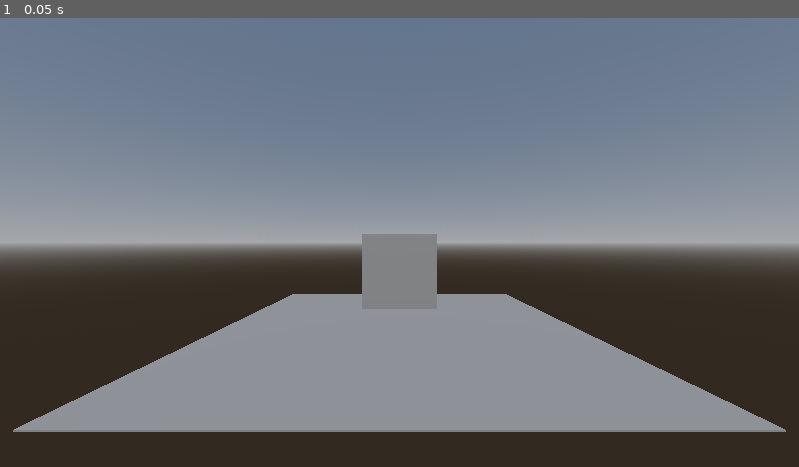
Above: before the commit, frame 1.
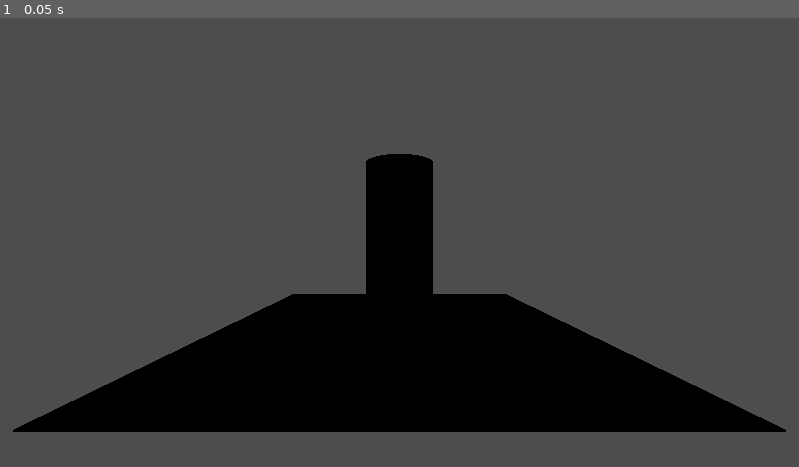
Above: after the commit, the same moment.

Repository: AkiraNim/CLTCrossing
Game: Godot game, scene res://node_3d.tscn
Two runs of this game, one before a commit and one after it. Both use one fixed random seed, a clock stepped at 60 frames per second and the inputs below.
Inputs:
- Up to frame 1 (0.05 s): no input

The runs differ from the first frame. In frame 1, 97% of the frame differs, in the area x 0-100%, y 0-100%.

Commit message:
Update node_3d.tscn

Diff:
--- a/teste-3d/node_3d.tscn
+++ b/teste-3d/node_3d.tscn
@@ -1,31 +1,9 @@
-[gd_scene load_steps=6 format=3 uid="uid://d1mvh8b2l3bpp"]
+[gd_scene load_steps=3 format=3 uid="uid://d1mvh8b2l3bpp"]
 
 [sub_resource type="BoxMesh" id="BoxMesh_ne68s"]
 size = Vector3(5, 0.01, 5)
 
-[sub_resource type="BoxMesh" id="BoxMesh_phhtd"]
-
-[sub_resource type="ProceduralSkyMaterial" id="ProceduralSkyMaterial_8ild4"]
-
-[sub_resource type="Sky" id="Sky_evp6q"]
-sky_material = SubResource("ProceduralSkyMaterial_8ild4")
-
-[sub_resource type="Environment" id="Environment_batfp"]
-background_mode = 2
-sky = SubResource("Sky_evp6q")
-ssr_fade_in = 0.172305
-ssr_depth_tolerance = 50.71
-ssao_radius = 6.77
-ssao_intensity = 0.0
-ssil_radius = 13.11
-ssil_intensity = 11.14
-sdfgi_bounce_feedback = 0.39
-sdfgi_min_cell_size = 22.73
-sdfgi_cascade0_distance = 1454.72
-sdfgi_max_distance = 23275.5
-adjustment_brightness = 1.11
-adjustment_contrast = 0.77
-adjustment_saturation = 4.15
+[sub_resource type="CylinderMesh" id="CylinderMesh_tmbjo"]
 
 [node name="Node3D" type="Node3D"]
 
@@ -33,14 +11,8 @@
 mesh = SubResource("BoxMesh_ne68s")
 
 [node name="MeshInstance3D2" type="MeshInstance3D" parent="."]
-transform = Transform3D(1, 0, 0, 0, 1, 0, 0, 0, 1, 0, 0.830217, 0)
-mesh = SubResource("BoxMesh_phhtd")
+transform = Transform3D(1, 0, 0, 0, 1, 0, 0, 0, 1, 0, 1.39632, 0)
+mesh = SubResource("CylinderMesh_tmbjo")
 
 [node name="Camera3D" type="Camera3D" parent="."]
 transform = Transform3D(1, 0, 0, 0, 1, 0, 0, 0, 1, 0, 1.21683, 4.3912)
-
-[node name="WorldEnvironment" type="WorldEnvironment" parent="Camera3D"]
-environment = SubResource("Environment_batfp")
-
-[node name="DirectionalLight3D" type="DirectionalLight3D" parent="Camera3D/WorldEnvironment"]
-transform = Transform3D(1, 0, 0, 0, 0.614974, 0.788548, 0, -0.788548, 0.614974, 0, 1.72465, 3.25984)
